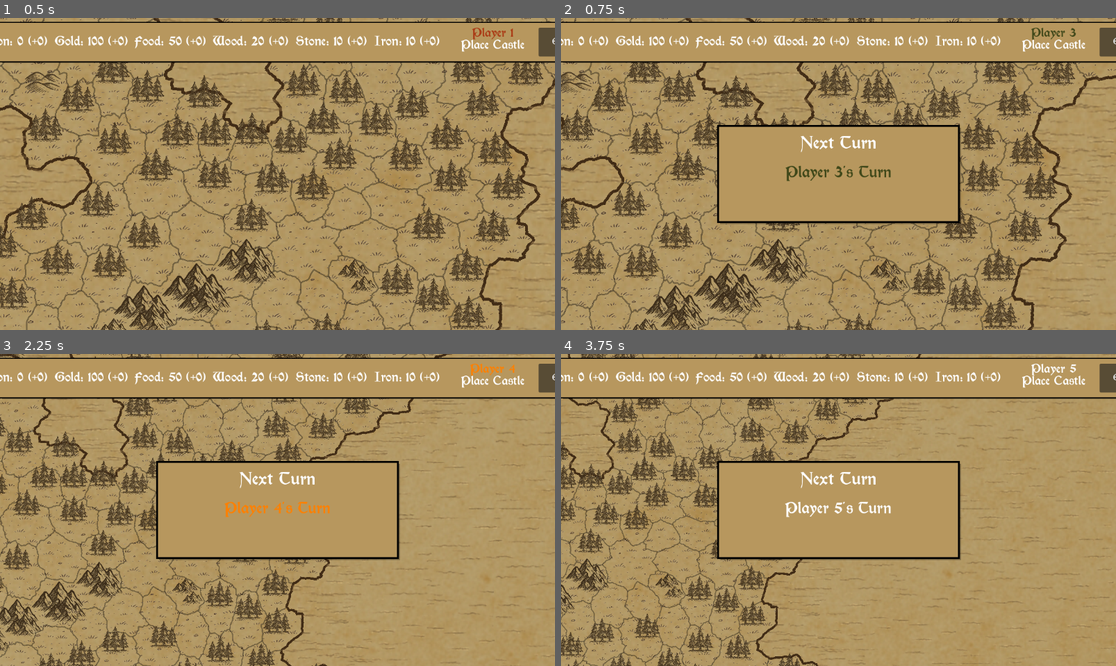
Above: before the commit, frames 1-4 (two rows, left to right).
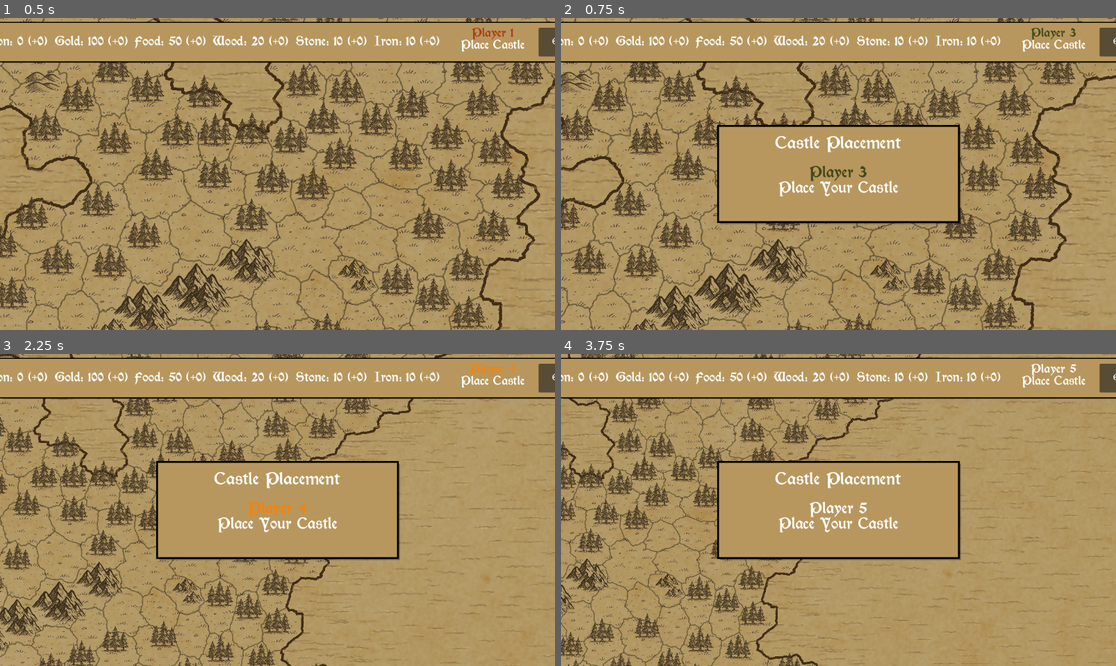
Above: after the commit, the same moments.

Repository: MagicKrol/vikings
Game: Godot game, scene res://main.tscn
The game is run twice, just before and just after one commit, with the same random seed, the same clock (stepped at 60 frames per second) and the same inputs.
Inputs (mouse positions are in pixels of both pictures, inside the frame that each line leads up to):
- Up to frame 1 (0.5 s): no input
- Up to frame 2 (0.75 s): tap Enter at 0.5, 0.6 s; move the mouse to (960, 158) at 0.52 s; hold Right (ui_right) from 0.53 s (still down); click (960, 158) at 0.67 s
- Up to frame 3 (2.25 s): tap Space at 0.77, 2 s; tap E at 0.8 s; release Right (ui_right) at 1.25 s; drag from (166, 525) to (249, 572) at 1.27 s; move the mouse to (333, 441) at 2.02 s; hold Right (ui_right) from 2.03 s (still down); tap Enter at 2.1 s
- Up to frame 4 (3.75 s): tap E at 2.3 s; release Right (ui_right) at 2.75 s; drag from (810, 572) to (672, 463) at 2.77 s; tap Enter at 3.5 s; move the mouse to (1005, 556) at 3.52 s; hold Left (ui_left) from 3.53 s (still down); tap Q at 3.6 s

Frame 1 is identical in both runs. In frame 2, 1.2% of the frame differs, in the area x 38-62%, y 37-58%; in frame 3, 1.1%; in frame 4, 1.2%.

Commit message:
feat: some bug fixes

Diff:
--- a/PlayerManagerNode.gd
+++ b/PlayerManagerNode.gd
@@ -1,5 +1,8 @@
 extends Node
 class_name PlayerManagerNode
+
+# Signals
+signal current_player_changed(player_id: int)
 
 # ============================================================================
 # PLAYER MANAGER NODE
@@ -79,6 +82,7 @@
 	if players.has(player_id):
 		current_player_id = player_id
 		print("[PlayerManagerNode] Current player changed to ", get_current_player().get_player_name())
+		current_player_changed.emit(player_id)
 
 func next_player() -> Player:
 	"""Advance to the next player and return them"""
--- a/RecruitmentManager.gd
+++ b/RecruitmentManager.gd
@@ -176,6 +176,13 @@
 			spent_wood += pc["wood"]
 			spent_iron += pc["iron"]
 
+	# Deduct the recruited soldiers from the region's available recruits
+	var total_recruited = recruited_so_far
+	if total_recruited > 0:
+		var actual_hired = region.hire_recruits(total_recruited)
+		if actual_hired < total_recruited:
+			print("[RecruitmentManager] Warning: Only hired ", actual_hired, " recruits from region (requested ", total_recruited, ")")
+
 	# Clear army recruitment state after successful recruitment
 	army.clear_recruitment_request()  # This clears both recruitment_requested flag and assigned_budget
 
@@ -185,7 +192,7 @@
 		"spent_wood": spent_wood,
 		"spent_iron": spent_iron,
 		"budget_left": budget.to_dict(),
-		"recruits_left": recruits_avail
+		"recruits_left": region.get_available_recruits()  # Get actual recruits left from region
 	}
 
 # --- Helpers ---------------------------------------------------------------
--- a/TurnController.gd
+++ b/TurnController.gd
@@ -185,10 +185,8 @@
 		# Emit signal for move preparation
 		emit_signal("move_prepared", best_move["army"], best_move["target_id"], best_move["final_score"])
 
-		# Step 6: Debug gate before execution
-		await debug_step_gate.step()
-
-		# Step 7: Execute the move
+		# Step 6: Execute the move (ai_travel_to handles debug stepping internally)
+		# Note: Removed redundant debug gate here since ai_travel_to has its own step-by-step gating
 		moved_armies[best_move["army"]] = true
 		var ownership_changed := await _execute_move(best_move)
 
--- a/game_manager.gd
+++ b/game_manager.gd
@@ -147,6 +147,9 @@
 		print("[GameManager] Successfully cast to PlayerManagerNode: ", player_manager)
 		player_manager.initialize_with_managers(_region_manager, map_generator)
 		player_manager.set_army_manager(_army_manager)
+
+		# Connect to player change signal to refresh UI
+		player_manager.current_player_changed.connect(_on_current_player_changed)
 	else:
 		push_error("[GameManager] CRITICAL: Failed to cast PlayerManager node to PlayerManagerNode! Node type: " + str(type_string(typeof(player_manager_node))))
 		return
@@ -230,17 +233,11 @@
 		print("[GameManager] AI Player ", current_player, " starting turn processing with TurnController...")
 		await _turn_controller.start_turn(current_player)
 		next_turn()  # Advance to next player after turn completes
-		return  # Don't continue to next_player_modal since AI handles its own turn completion
+		return  # Exit early since AI turn handling includes next_turn() call
 	else:
 		print("[GameManager] Skipping AI turn processing")
 
-	# Show next player modal
-	if _next_player_modal:
-		_next_player_modal.show_next_player(current_player, false)
-
-	# Update player status display
-	print("[GameManager] Round ", current_turn, " - Player ", current_player, "'s turn")
-	_update_player_status_display()
+	# Note: next player modal and player status display are now handled by _on_current_player_changed signal handler
 
 func _get_next_player() -> int:
 	"""Get the next player in the turn sequence"""
@@ -388,6 +385,19 @@
 
 	print("[GameManager] Calling PlayerStatusModal.refresh_from_game_state()")
 	player_status_modal.refresh_from_game_state()
+
+func _on_current_player_changed(player_id: int) -> void:
+	"""Handle player change signal by refreshing UI and showing next player modal"""
+	print("[GameManager] Player changed to ", player_id, " - refreshing UI and showing next player modal")
+
+	# Update player status display
+	_update_player_status_display()
+
+	# Show next player modal for all players (not just human players)
+	if _next_player_modal:
+		_next_player_modal.show_next_player(player_id, castle_placing_mode)
+
+	print("[GameManager] Round ", current_turn, " - Player ", player_id, "'s turn")
 
 func get_current_turn() -> int:
 	"""Get the current turn number"""
@@ -1000,10 +1010,4 @@
 	else:
 		print("[GameManager] Skipping AI turn processing")
 
-	# Show next player modal
-	if _next_player_modal:
-		_next_player_modal.show_next_player(current_player, false)
-
-	# Update player status display
-	print("[GameManager] Round ", current_turn, " - Player ", current_player, "'s turn")
-	_update_player_status_display()
+	# Note: next player modal and player status display are now handled by _on_current_player_changed signal handler
